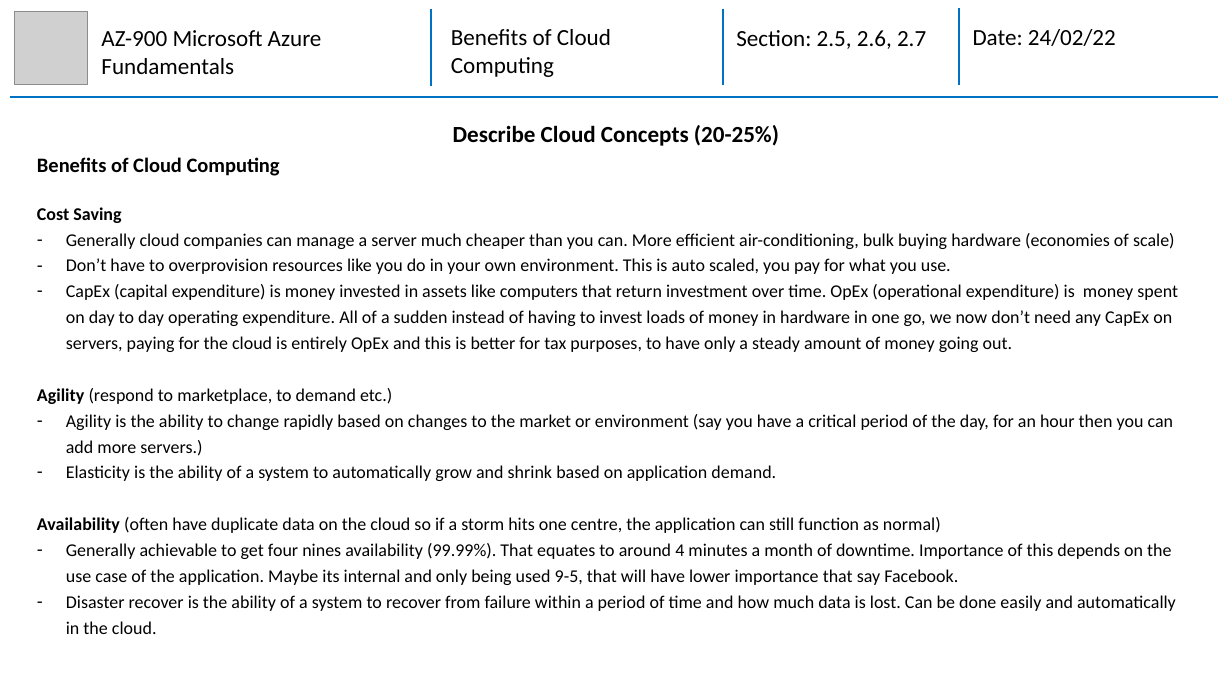
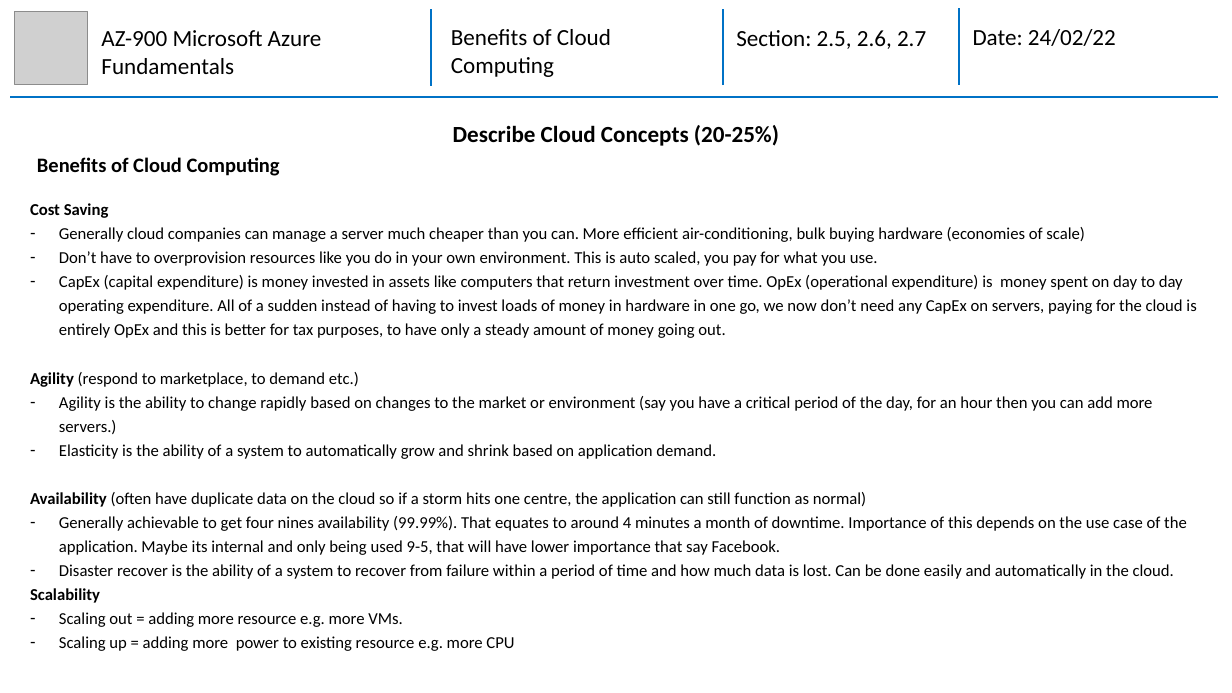
Before and after one commit to mhaythornthwaite/Testing_ML_Algorithms, a slide deck: slide 2 of Azure_AZ-900_Fundamentals/MJH_AZ-900_Azure_Fundamentals_Notes.pptx. Drawn at 1232x693 pixels with LibreOffice and Linux fonts; fonts in the diff are those of the drawing; grey boxes stand for pictures. Boxes give left, top, right and bottom in pixels: in the first picture for what was removed or moved away, otherwise in the second. Text is boxed around its words. In the diff, an @@ line names an element or a change of style, - is before the commit and + after.

```diff
--- a/Azure_AZ-900_Fundamentals/MJH_AZ-900_Azure_Fundamentals_Notes.pptx
+++ b/Azure_AZ-900_Fundamentals/MJH_AZ-900_Azure_Fundamentals_Notes.pptx
@@ text "Cost Saving": place and size @@
-text "Cost Saving" at [37,207,1178,634]
+text "Cost Saving" at [30,203,1196,651]
@@ text at [30,203,1196,579]: size 14 to 13 pt @@
@@ text at [30,588,514,651]: paragraphs added @@
+Scalability
+– Scaling out = adding more resource e.g. more VMs.
+– Scaling up = adding more power to existing resource e.g. more CPU
```
Also in this commit, not shown: 8 other slides changed, 2 slides added.
